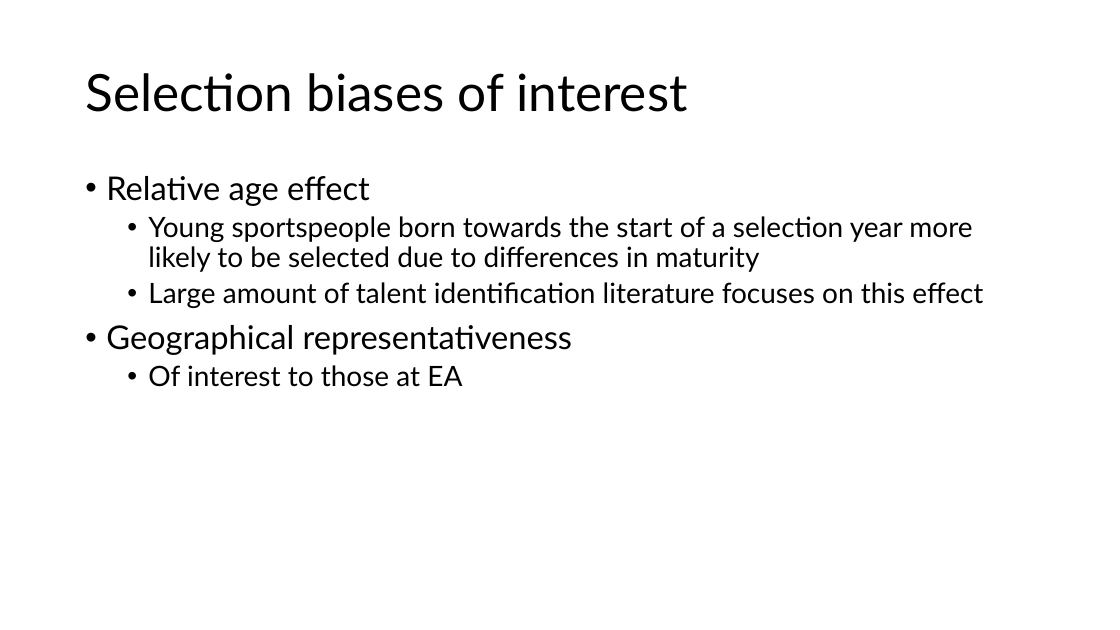
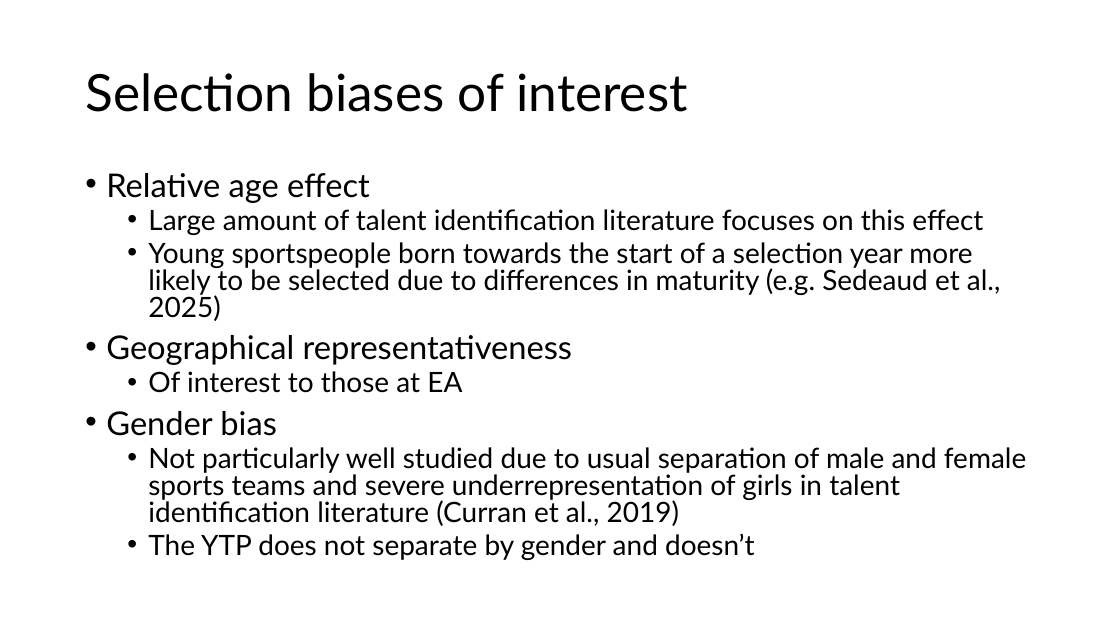
Before and after one commit to LizMarsh900/MTHM504, a slide deck: slide 3 of midpoint_slides.pptx. Drawn at 1120x630 pixels with LibreOffice and Linux fonts; fonts in the diff are those of the drawing. Boxes give left, top, right and bottom in pixels: in the first picture for what was removed or moved away, otherwise in the second. Text is boxed around its words. In the diff, an @@ line names an element or a change of style, - is before the commit and + after.

Commit message:
minor changes

```diff
--- a/midpoint_slides.pptx
+++ b/midpoint_slides.pptx
@@ text at [106,173,983,393]: line spacing 0.9 to 0.8 @@
@@ text at [148,216,972,272]: paragraph removed @@
-  • Young sportspeople born towards the start of a selection year more likely to be selected due to differences in maturity
@@ text at [148,242,1000,321]: paragraph added @@
+  • Young sportspeople born towards the start of a selection year more likely to be selected due to differences in maturity (e.g. Sedeaud et al., 2025)
@@ text at [106,411,1026,560]: paragraphs added @@
+• Gender bias
+  • Not particularly well studied due to usual separation of male and female sports teams and severe underrepresentation of girls in talent identification literature (Curran et al., 2019)
+  • The YTP does not separate by gender and doesn’t
```
Also in this commit, not shown: 2 other slides changed, 1 slide added, 1 slide removed.
